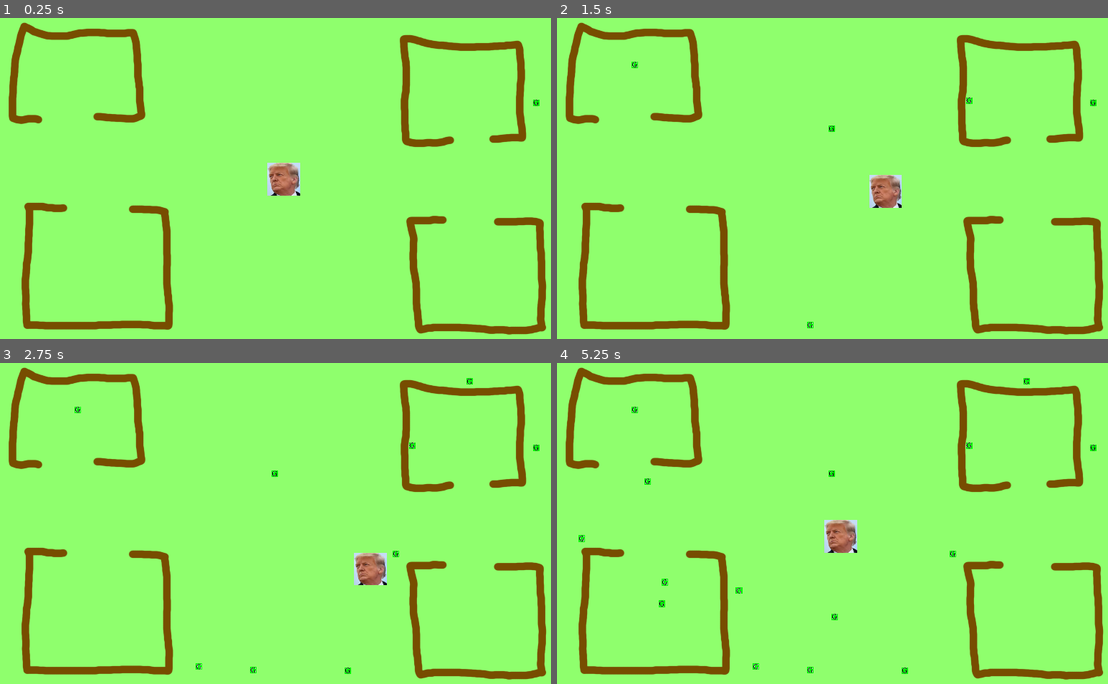
Above: before the commit, frames 1-4 (two rows, left to right).
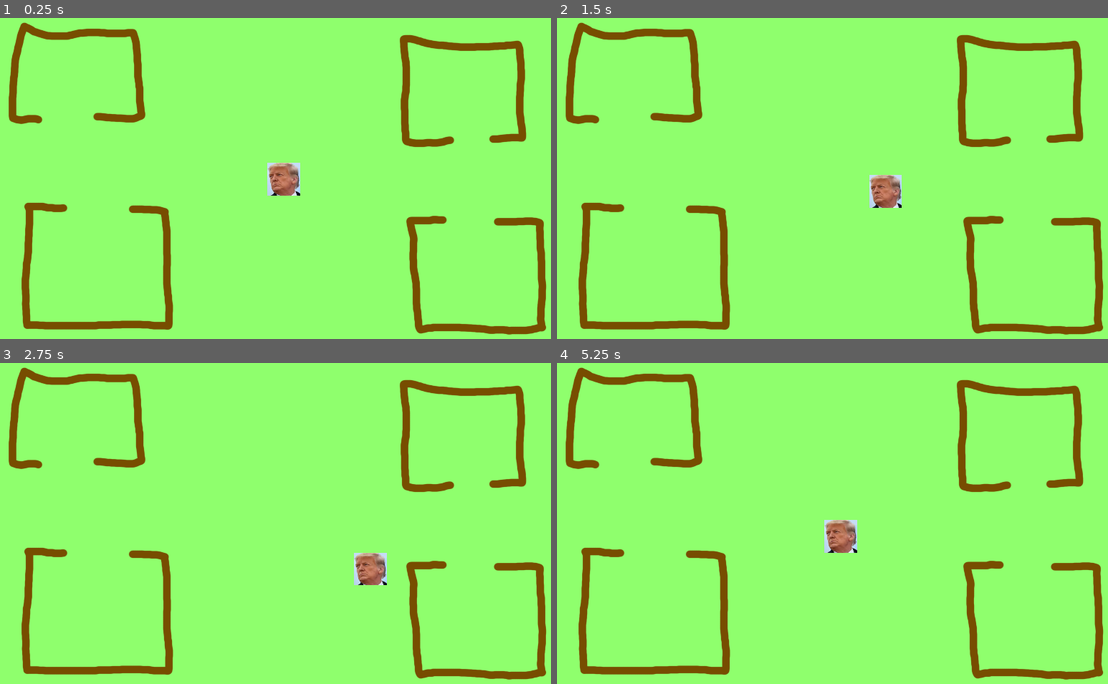
Above: after the commit, the same moments.

Repository: OneTrueC/Zombers
Game: Godot game, scene res://Scenes/MainGame.tscn
The game is run twice, just before and just after one commit, with the same random seed, the same clock (stepped at 60 frames per second) and the same inputs. This scene is started directly instead of the project's main scene.
Inputs:
- Up to frame 1 (0.25 s): no input
- Up to frame 2 (1.5 s): tap Enter at 0.5 s; hold D (right) 0.53-1.28 s; hold S (down) from 1.28 s (still down)
- Up to frame 3 (2.75 s): release S (down) at 2.03 s; hold D (right) from 2.03 s (still down)
- Up to frame 4 (5.25 s): release D (right) at 2.78 s; hold W (up) 2.78-3.53 s; hold A (left) 3.53-5.03 s; hold S (down) from 5.03 s (still down)

The runs differ from the first frame. In frame 1, less than 0.1% of the frame differs, in the area x 96-98%, y 25-28%; in frame 2, 0.1%; in frame 3, 0.2%; in frame 4, 0.4%, in the area x 3-98%, y 4-97%.

Commit message:
fixed the collectibles and shit

Diff:
--- a/Scenes/BoringShit.tscn
+++ /dev/null
@@ -1,18 +0,0 @@
-[gd_scene load_steps=4 format=2]
-
-[ext_resource path="res://Textures/collectible.png" type="Texture" id=1]
-[ext_resource path="res://Scripts/Collectible.gd" type="Script" id=2]
-
-[sub_resource type="RectangleShape2D" id=1]
-extents = Vector2( 11, 11 )
-
-[node name="BoringShit" type="Node2D"]
-
-[node name="Collectible" type="Area2D" parent="."]
-script = ExtResource( 2 )
-
-[node name="CollisionShape2D" type="CollisionShape2D" parent="Collectible"]
-shape = SubResource( 1 )
-
-[node name="collectible" type="Sprite" parent="Collectible/CollisionShape2D"]
-texture = ExtResource( 1 )
--- a/Scenes/MainMenu.tscn
+++ b/Scenes/MainMenu.tscn
@@ -18,6 +18,9 @@
 margin_right = 437.0
 margin_bottom = 82.0
 script = ExtResource( 2 )
+__meta__ = {
+"_edit_use_anchors_": false
+}
 
 [node name="Camera2D" type="Camera2D" parent="."]
 
@@ -35,4 +38,3 @@
 __meta__ = {
 "_edit_use_anchors_": false
 }
-[connection signal="pressed" from="Button" to="Button" method="_on_Button_pressed"]
--- a/Scripts/Collectible.gd
+++ b/Scripts/Collectible.gd
@@ -9,7 +9,7 @@
 # Called when the node enters the scene tree for the first time.
 func _ready():
 	position = Vector2(rand_range(0,1920),rand_range(0,1080));
-	#get_parent().move_child(self, 1);
+	get_parent().move_child(self, 1);
 func _body_entered(body):
 	if (body is KinematicBody2D):
 		body.score+=1;
